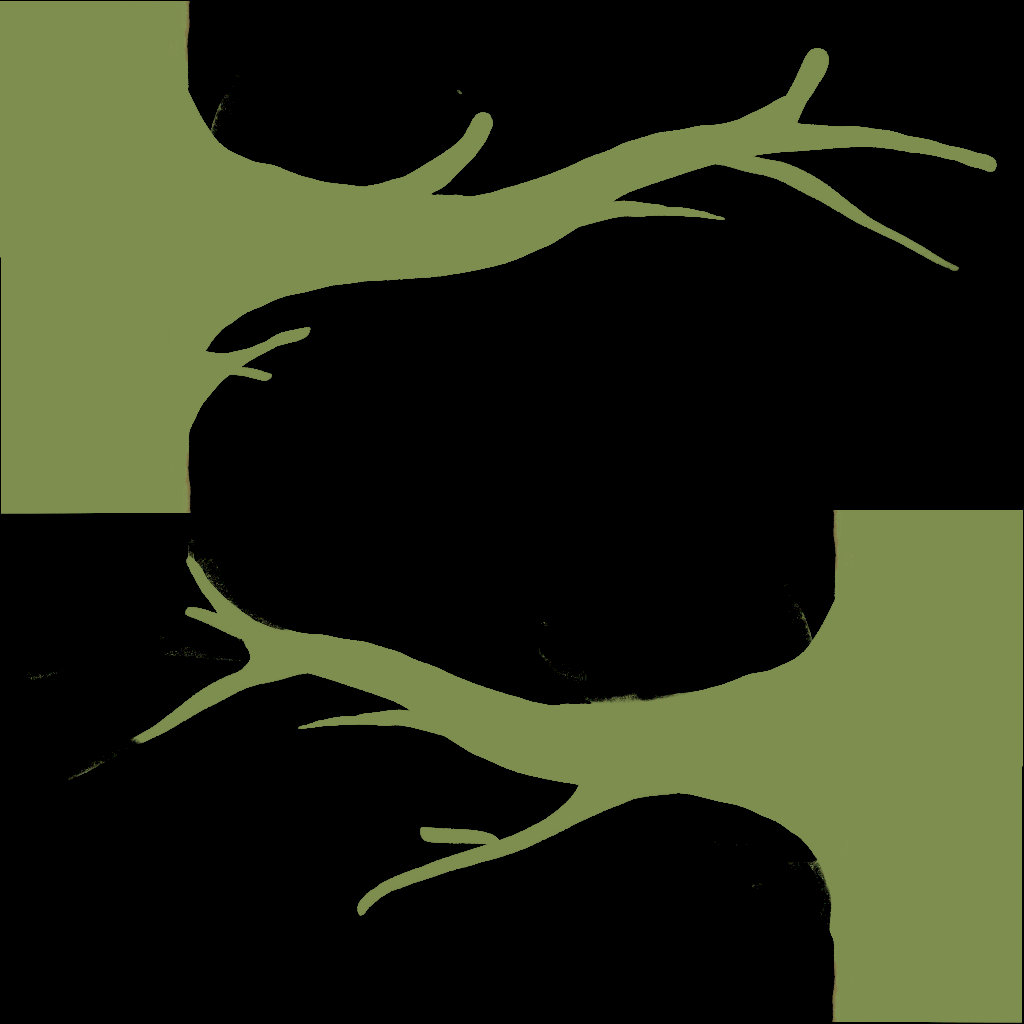
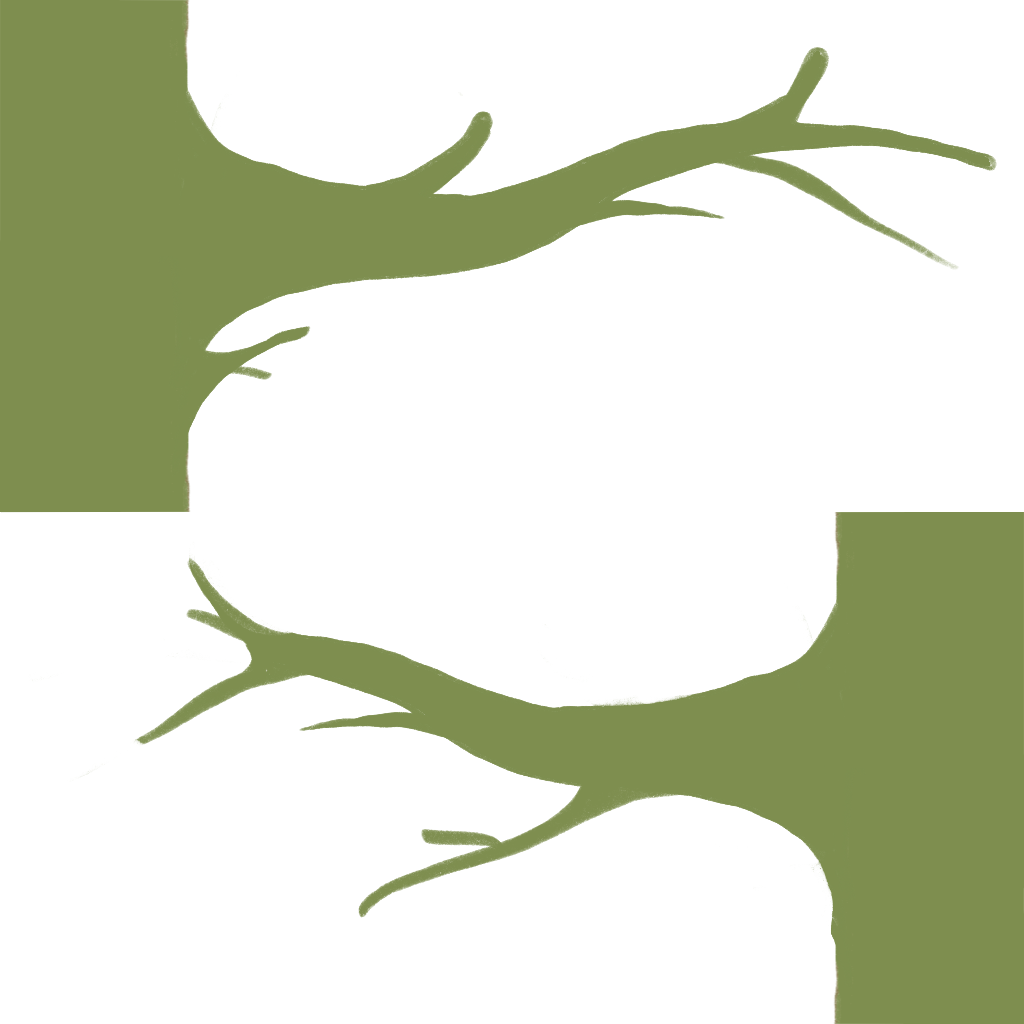
Layers edited between the first and the second 1024 × 1024 image:
renamed "Inserted Image" to "TreeBranch_Rght", moved it into group "New group", painted on it over [0, 0, 997, 513]
renamed "Inserted Image" to "TreeBranch_left", painted on it over [27, 90, 1024, 1024]
removed layer "Inserted Image" (2nd of 4, in "New group") from group "New group" over [830, 838, 1022, 1023]
removed group "New group" (2nd of 2) (2 layers) over [0, 1, 997, 514]
renamed "Inserted Image" to "TreeBranch_Ref", hid it, moved it out of group "New group", painted on it over [0, 0, 1024, 514]
hid "Black" over [0, 0, 1024, 1024]
